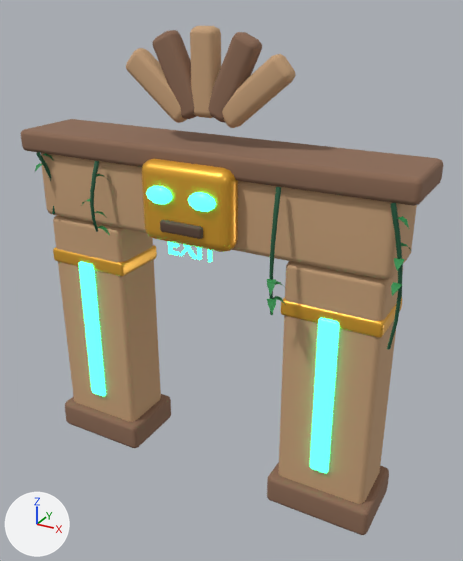
One commit to the glTF model art/models/jungle_portal_arch.glb: the scene before it, then after it.
Camera for both pictures: a 50 mm camera at (4.77, -8.05, 7.53) aimed at (0.37, -0.06, 3.53). Every picture has the same lights, and +X, +Y and +Z are marked at lower left. The older version comes first. Vertices at exactly the same position are counted once.

Objects in the first picture: 'PortalArch'.
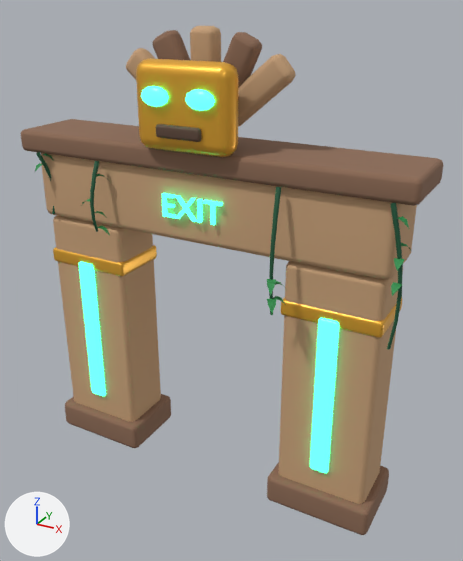
Boxes (x1, y1, x2, y2) around the edits, measured in the pictures (463 x 561 px; the box of a moved part takes in the faces that stretch with it):
part 1 of me_portalarch, moved or reshaped: before (146, 186, 173, 204); after (141, 86, 169, 107)
part 2 of me_portalarch, moved or reshaped: before (188, 192, 216, 212); after (185, 89, 215, 111)
part 3 of me_portalarch, moved or reshaped (mostly hidden before): before (208, 249, 212, 262); after (203, 199, 223, 225)
part 4 of me_portalarch, moved or reshaped: before (197, 247, 202, 260); after (197, 199, 203, 223)
part 5 of me_portalarch, moved or reshaped: before (179, 244, 197, 259); after (175, 195, 197, 222)
part 6 of me_portalarch, moved or reshaped: before (168, 241, 180, 256); after (162, 193, 176, 218)
part 7 of me_portalarch, moved or reshaped: before (142, 159, 238, 252); after (136, 58, 238, 157)
part 8 of me_portalarch, moved or reshaped: before (160, 220, 203, 239); after (156, 124, 202, 142)

The change in detail:
me_portalarch has 1472 vertices, 2676 faces and spans x -3.2..3.2, y -1.08..0.62, z 0.0..7.2.
me_portalarch is used by ob_portalarch; location (0.0, 0.0, 0.0).
me_portalarch part 1: the loose piece of 52 vertices spanning x -0.56..-0.14, y -0.94..-0.76, z 4.86..5.14 is moved by (0.0, 0.0, 1.35).
me_portalarch part 2: the loose piece of 52 vertices spanning x 0.14..0.56, y -0.94..-0.76, z 4.86..5.14 is moved by (0.0, 0.0, 1.35).
me_portalarch part 3: the loose piece of 16 vertices spanning x 0.19..0.43, y -0.61..-0.55, z 4.02..4.31 is scaled about its middle by (1.19, 1, 1.19), then moved by (0.06, 0.0, 0.6).
me_portalarch part 4: the loose piece of 8 vertices spanning x 0.11..0.15, y -0.61..-0.55, z 4.02..4.31 is scaled about its middle by (1.19, 1, 1.19), then moved by (0.02, 0.0, 0.6).
me_portalarch part 5: the loose piece of 24 vertices spanning x -0.22..0.07, y -0.61..-0.55, z 4.02..4.31 is scaled about its middle by (1.19, 1, 1.19), then moved by (-0.01, 0.0, 0.6).
me_portalarch part 6: the loose piece of 24 vertices spanning x -0.4..-0.24, y -0.61..-0.55, z 4.02..4.31 is scaled about its middle by (1.19, 1, 1.19), then moved by (-0.06, 0.0, 0.6).
me_portalarch part 7: the loose piece of 96 vertices spanning x -0.75..0.75, y -0.82..-0.42, z 4.25..5.45 is moved by (0.0, 0.0, 1.35).
me_portalarch part 8: the loose piece of 56 vertices spanning x -0.35..0.35, y -0.89..-0.79, z 4.46..4.64 is moved by (0.0, 0.0, 1.35).
